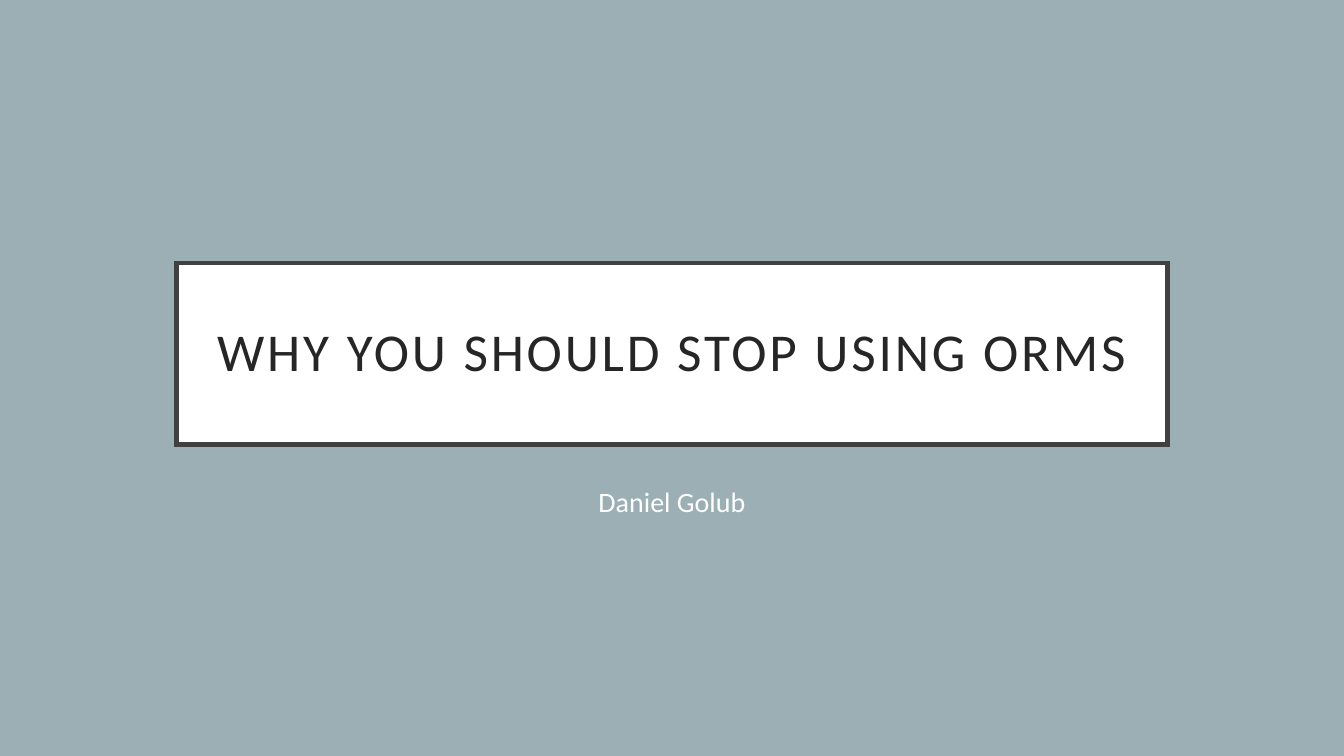
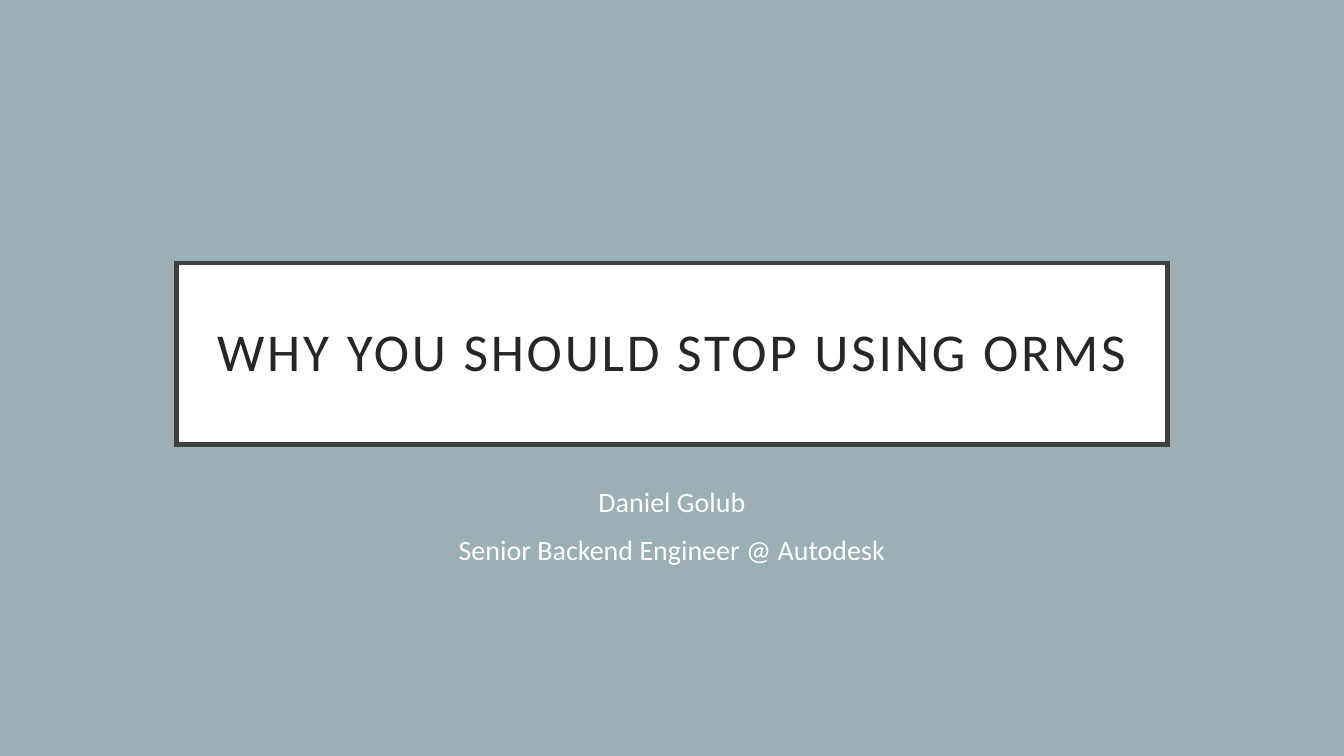
Before and after one commit to danielgolub/stop-using-orms, a slide deck: slide 1 of avoid-orms.pptx. Drawn at 1344x756 pixels with LibreOffice and Linux fonts; fonts in the diff are those of the drawing. Boxes give left, top, right and bottom in pixels: in the first picture for what was removed or moved away, otherwise in the second. Text is boxed around its words. In the diff, an @@ line names an element or a change of style, - is before the commit and + after.

```diff
--- a/avoid-orms.pptx
+++ b/avoid-orms.pptx
@@ subtitle at (459, 540, 885, 565): paragraph added @@
+Senior Backend Engineer @ Autodesk
```
Also in this commit, not shown: 5 other slides changed, 2 slides added, 3 other files.
